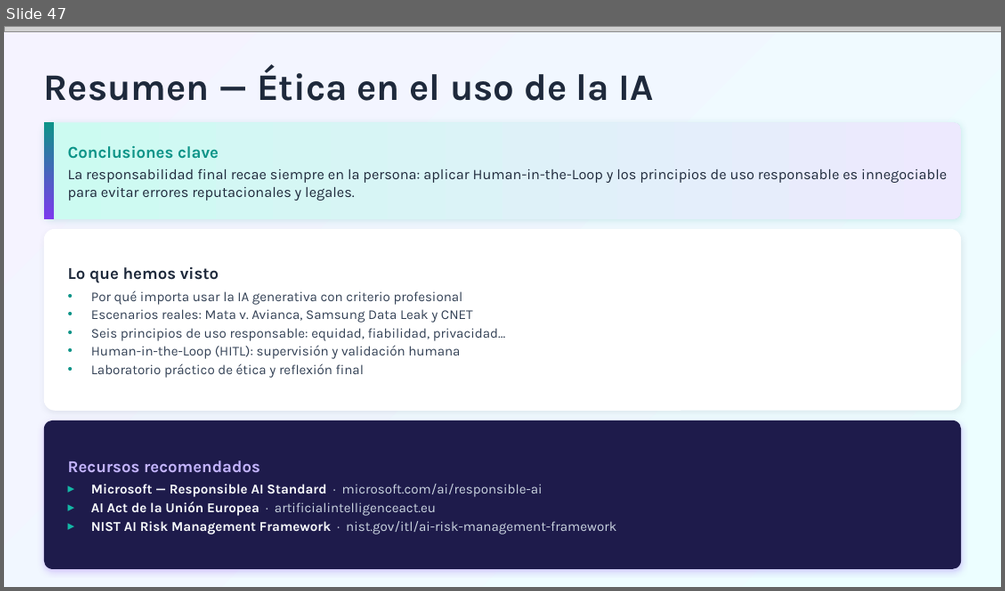
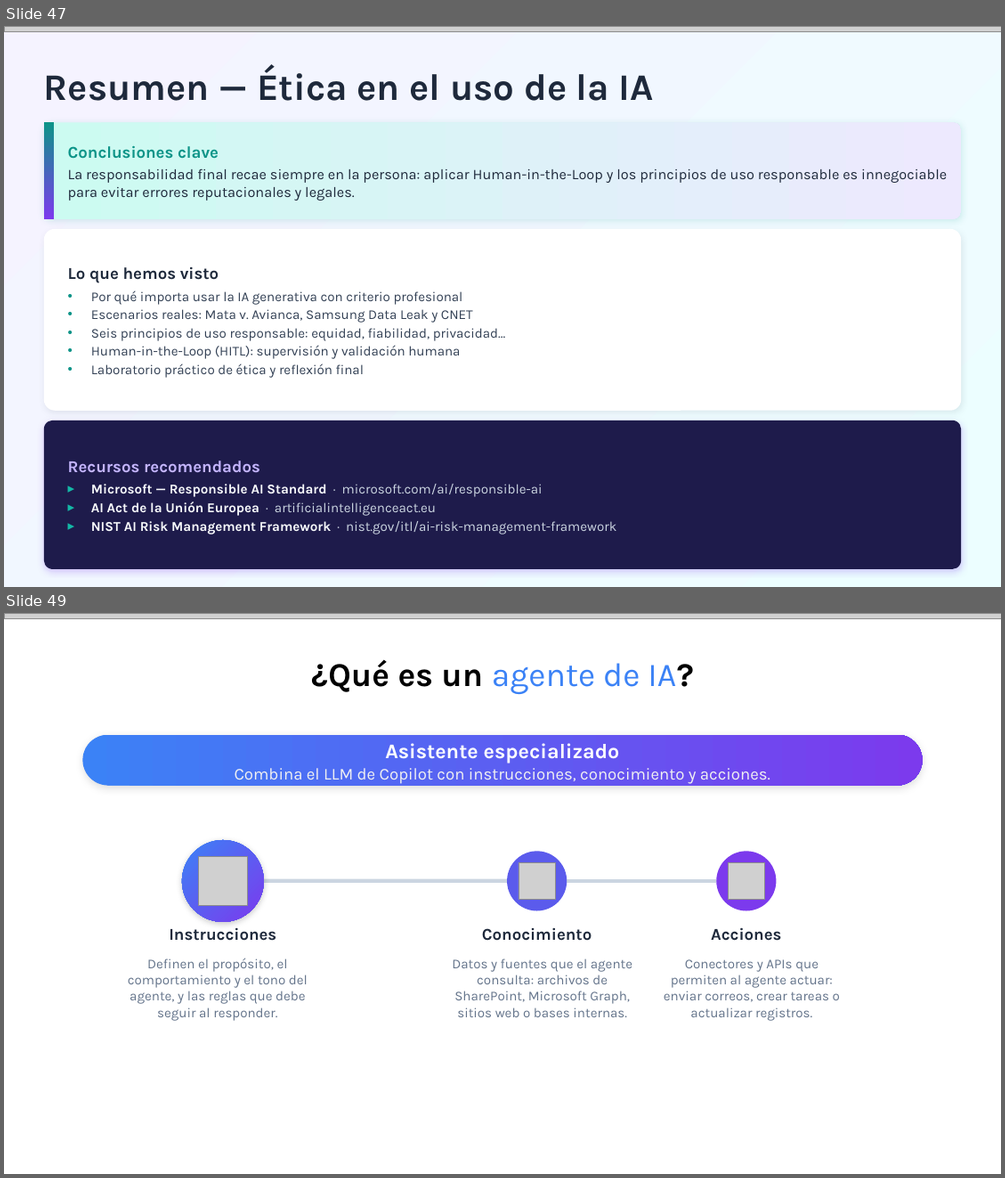
Before and after one commit to quizeth/Labs, a slide deck: IA y Copilot para business professionals/IA Generativa y Microsoft Copilot para profesionales.pptx. Shown one above the other, each under a label of ours: slide 47 before the commit, slides 47 and 49 after it; the slides between them are not shown. The pictures are 1005x591 and 1005x1178 pixels, drawn with LibreOffice and Linux fonts; fonts in the diff are those of the drawing; grey boxes stand for pictures. Boxes give left, top, right and bottom in pixels: in the first picture for what was removed or moved away, otherwise in the second. Text is boxed around its words. In the diff, an @@ line names an element or a change of style, - is before the commit and + after.

```diff
--- a/IA y Copilot para business professionals/IA Generativa y Microsoft Copilot para profesionales.pptx
+++ b/IA y Copilot para business professionals/IA Generativa y Microsoft Copilot para profesionales.pptx
@@ slide 49 added at [4,613,1001,1174], background #FFFFFF @@
@@ picture added at [4,613,1001,619] @@
@@ text added at [311,659,694,694], 32 pt, text gradient #0D9488 to #3B82F6 to #7C3AED @@
+¿Qué es un agente de IA?
@@ rounded rectangle added at [82,735,922,786], fill gradient #3B82F6 to #7C3AED @@
@@ text added at [235,743,770,784], 16 pt, text #F2F2F2 @@
+Asistente especializado
+Combina el LLM de Copilot con instrucciones, conocimiento y acciones.
@@ group added at [169,840,781,941]: 3 ellipses, 3 pictures, 3 texts, 2 rectangles @@
+Instrucciones
+Conocimiento
+Acciones
@@ text added at [128,957,307,1021], 13 pt, text #64748B @@
+Definen el propósito, el comportamiento y el tono del agente, y las reglas que debe seguir al responder.
@@ text added at [452,958,632,1017], 13 pt, text #64748B @@
+Datos y fuentes que el agente consulta: archivos de SharePoint, Microsoft Graph, sitios web o bases internas.
@@ text added at [663,959,840,1021], 13 pt, text #64748B @@
+Conectores y APIs que permiten al agente actuar: enviar correos, crear tareas o actualizar registros.
```
Also in this commit, not shown: 8 slides changed, 13 other slides added.
